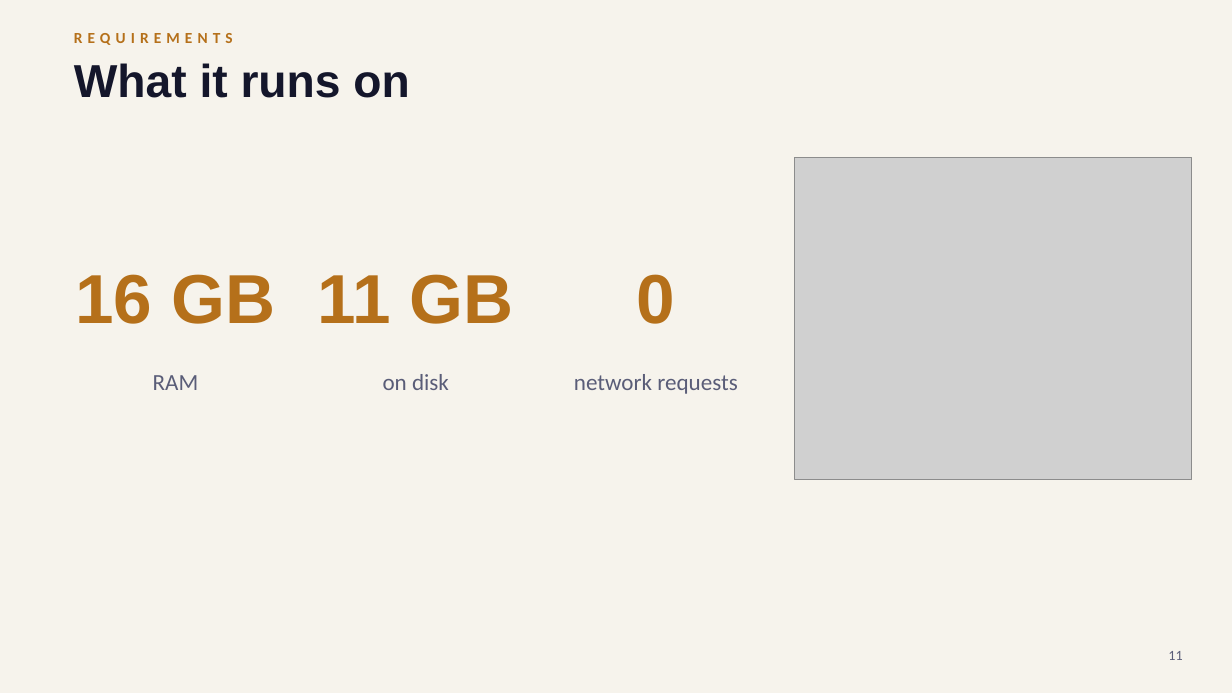
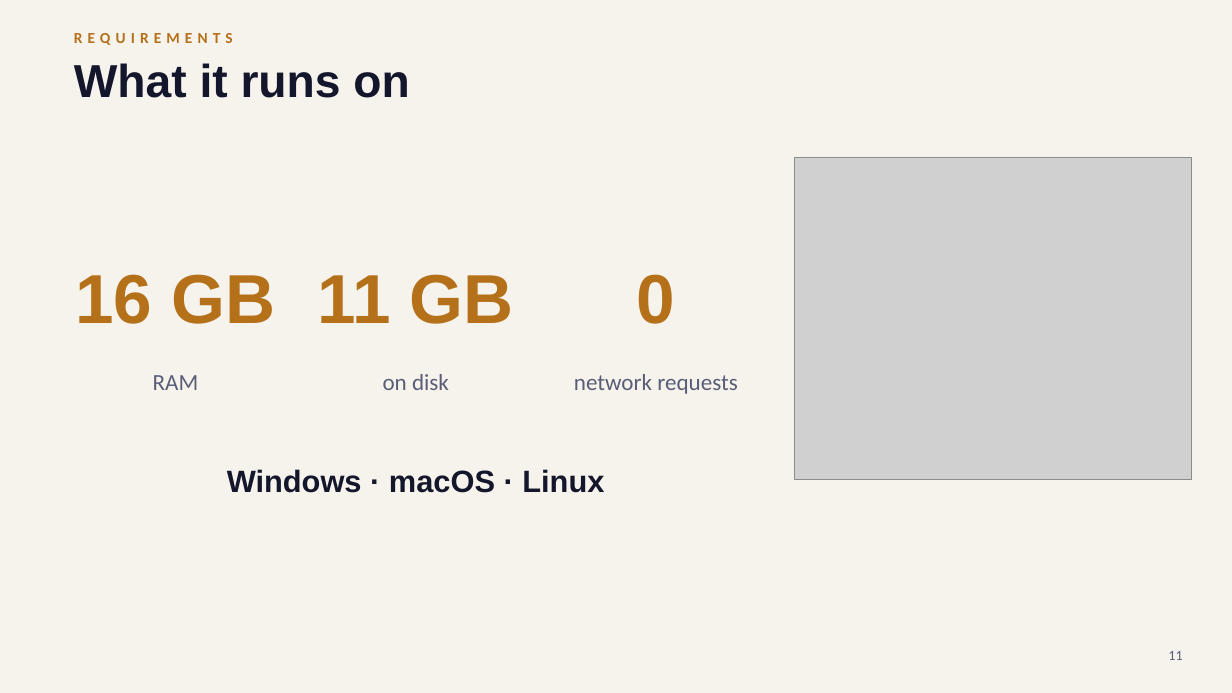
Before and after one commit to surnova2703/lumelle, a slide deck: slide 11 of docs/Lumo_AI_tech_EN.pptx. Drawn at 1232x693 pixels with LibreOffice and Linux fonts; fonts in the diff are those of the drawing; grey boxes stand for pictures. Boxes give left, top, right and bottom in pixels: in the first picture for what was removed or moved away, otherwise in the second. Text is boxed around its words. In the diff, an @@ line names an element or a change of style, - is before the commit and + after.

```diff
--- a/docs/Lumo_AI_tech_EN.pptx
+++ b/docs/Lumo_AI_tech_EN.pptx
@@ text added at (227,469,604,493), 24 pt, text #14162B, bold @@
+Windows · macOS · Linux
```
Also in this commit, not shown: 1 other slide changed, 21 other files.
